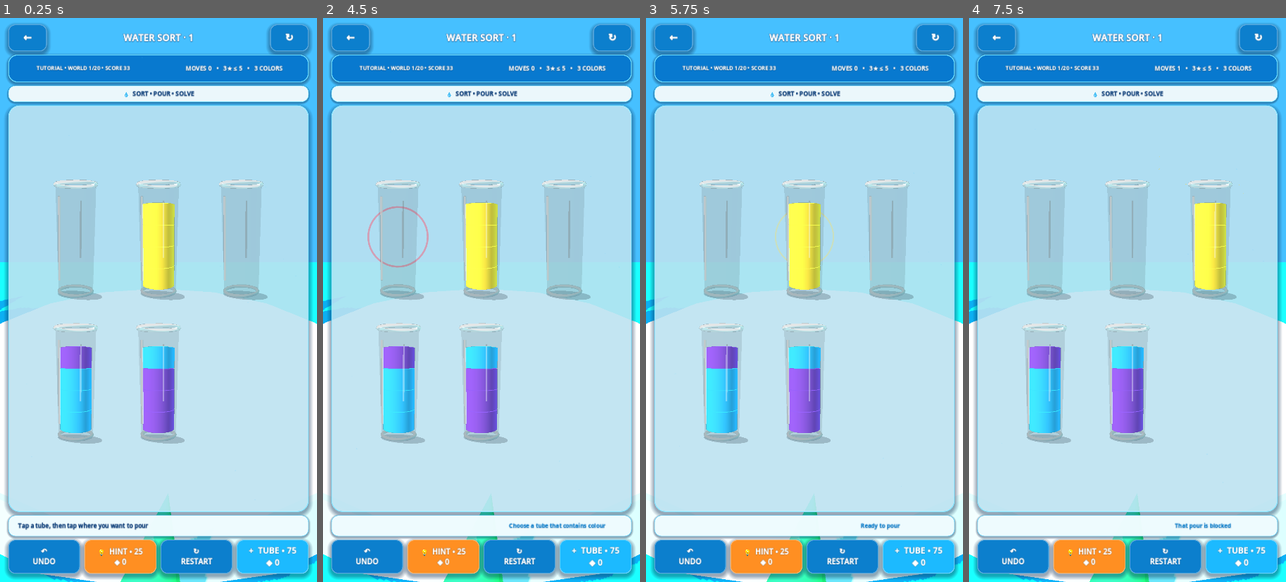
Above: before the commit, frames 1-4 (left to right).
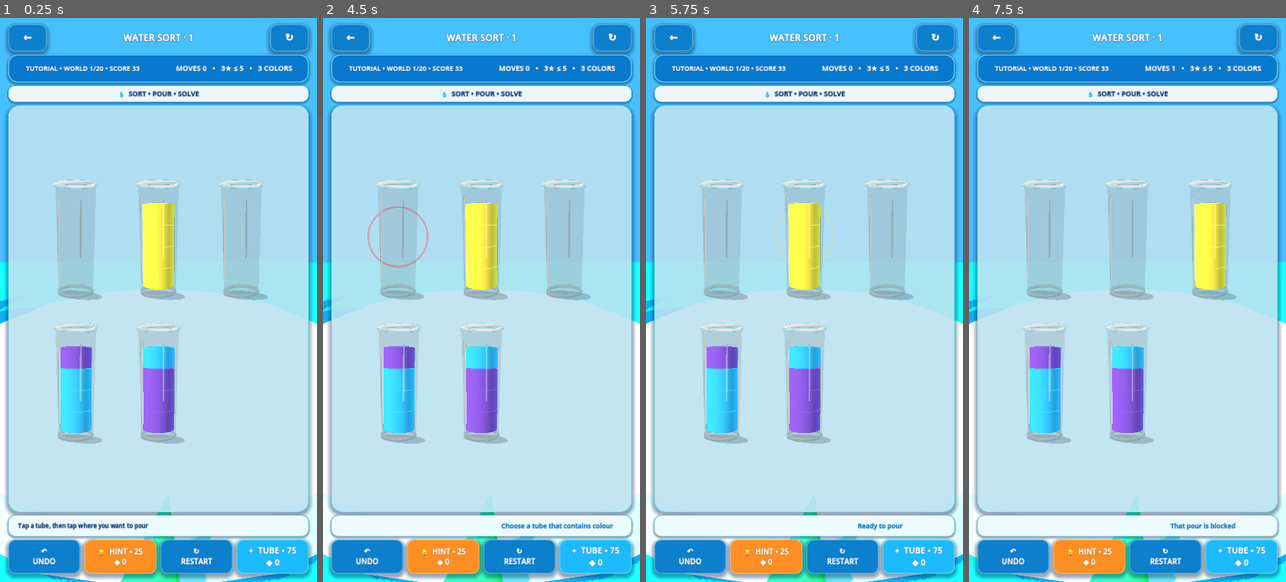
Above: after the commit, the same moments.

Repository: eghosa001/unjam
Game: Godot game, scene res://scenes/WaterSort.tscn
Same seed, same stepped clock (60 frames per second), same inputs: the game is played once before the commit and once after it. This scene is started directly instead of the project's main scene.
Inputs (mouse positions are in pixels of both pictures, inside the frame that each line leads up to):
- Up to frame 1 (0.25 s): no input
- Up to frame 2 (4.5 s): click "↻ RESTART" at 0.5 s; click "↻ RESTART" at 1.25 s; click "↻ RESTART" at 2 s; click "←" at 2.75 s; click "↻" at 3.5 s; click (399, 237) at 4.27 s
- Up to frame 3 (5.75 s): click (804, 237) at 5.02 s
- Up to frame 4 (7.5 s): click (1209, 237) at 5.77 s; click (1045, 378) at 6.52 s; click (1127, 378) at 7.27 s

The runs differ from the first frame. In frame 1, 0.7% of the frame differs, in the area x 8-93%, y 8-15%; in frame 2, 1.0%, in the area x 8-93%, y 8-91%; in frame 3, 0.8%; in frame 4, 0.9%.

Commit message:
Premium readability: improve Water Sort HUD

Diff:
--- a/scripts/game/water_sort_casual.gd
+++ b/scripts/game/water_sort_casual.gd
@@ -59,14 +59,14 @@
 	meta_label.size_flags_horizontal = Control.SIZE_EXPAND_FILL
 	meta_label.horizontal_alignment = HORIZONTAL_ALIGNMENT_CENTER
 	meta_label.vertical_alignment = VERTICAL_ALIGNMENT_CENTER
-	meta_label.add_theme_font_size_override("font_size", 18)
+	meta_label.add_theme_font_size_override("font_size", 22)
 	Unjam3DTheme.label_3d(meta_label, Color.WHITE, Color("034477"), 3)
 	info_row.add_child(meta_label)
 	move_label = Label.new()
 	move_label.size_flags_horizontal = Control.SIZE_EXPAND_FILL
 	move_label.horizontal_alignment = HORIZONTAL_ALIGNMENT_CENTER
 	move_label.vertical_alignment = VERTICAL_ALIGNMENT_CENTER
-	move_label.add_theme_font_size_override("font_size", 20)
+	move_label.add_theme_font_size_override("font_size", 24)
 	Unjam3DTheme.label_3d(move_label, Color.WHITE, Color("034477"), 3)
 	info_row.add_child(move_label)
 
@@ -78,7 +78,7 @@
 	objective_label.text = "💧  SORT • POUR • SOLVE"
 	objective_label.horizontal_alignment = HORIZONTAL_ALIGNMENT_CENTER
 	objective_label.vertical_alignment = VERTICAL_ALIGNMENT_CENTER
-	objective_label.add_theme_font_size_override("font_size", 20)
+	objective_label.add_theme_font_size_override("font_size", 23)
 	Unjam3DTheme.label_3d(objective_label, Unjam3DTheme.NAVY, Color.WHITE, 2)
 	objective.add_child(objective_label)
 
@@ -118,14 +118,14 @@
 	hint_label.size_flags_horizontal = Control.SIZE_EXPAND_FILL
 	hint_label.horizontal_alignment = HORIZONTAL_ALIGNMENT_CENTER
 	hint_label.vertical_alignment = VERTICAL_ALIGNMENT_CENTER
-	hint_label.add_theme_font_size_override("font_size", 18)
+	hint_label.add_theme_font_size_override("font_size", 22)
 	Unjam3DTheme.label_3d(hint_label, Unjam3DTheme.NAVY, Color.WHITE, 2)
 	feedback_row.add_child(hint_label)
 	status_label = Label.new()
 	status_label.size_flags_horizontal = Control.SIZE_EXPAND_FILL
 	status_label.horizontal_alignment = HORIZONTAL_ALIGNMENT_CENTER
 	status_label.vertical_alignment = VERTICAL_ALIGNMENT_CENTER
-	status_label.add_theme_font_size_override("font_size", 19)
+	status_label.add_theme_font_size_override("font_size", 22)
 	Unjam3DTheme.label_3d(status_label, Unjam3DTheme.WATER_DARK, Color.WHITE, 2)
 	feedback_row.add_child(status_label)
 
